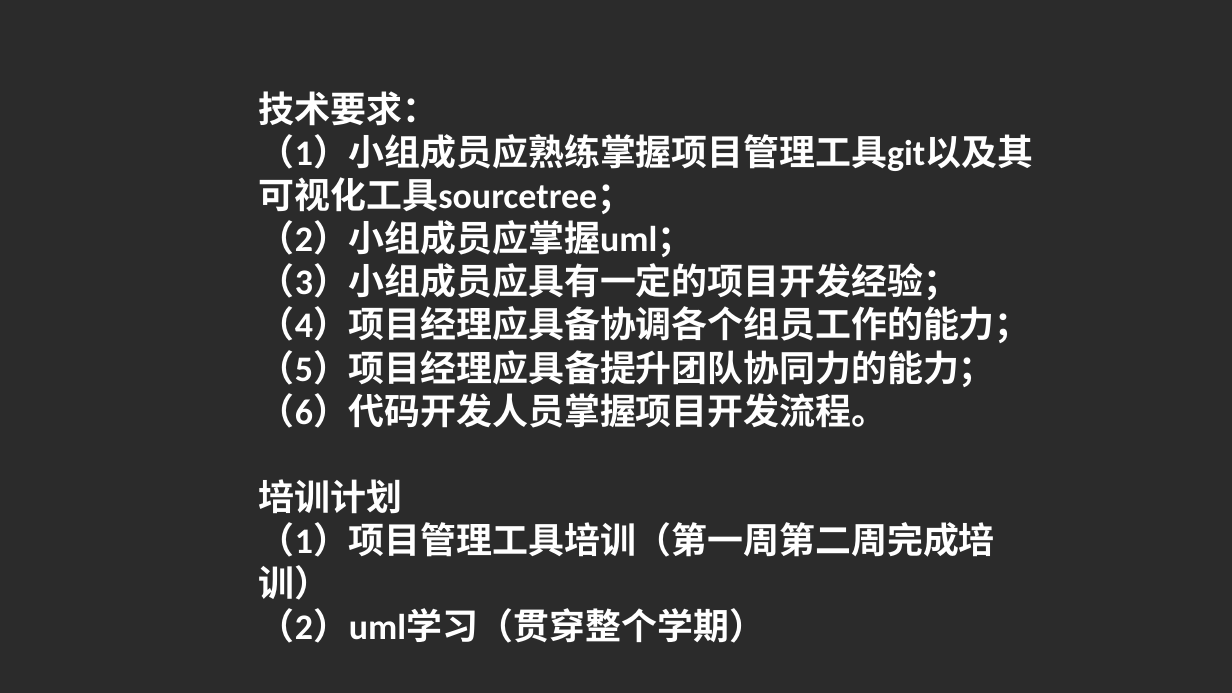
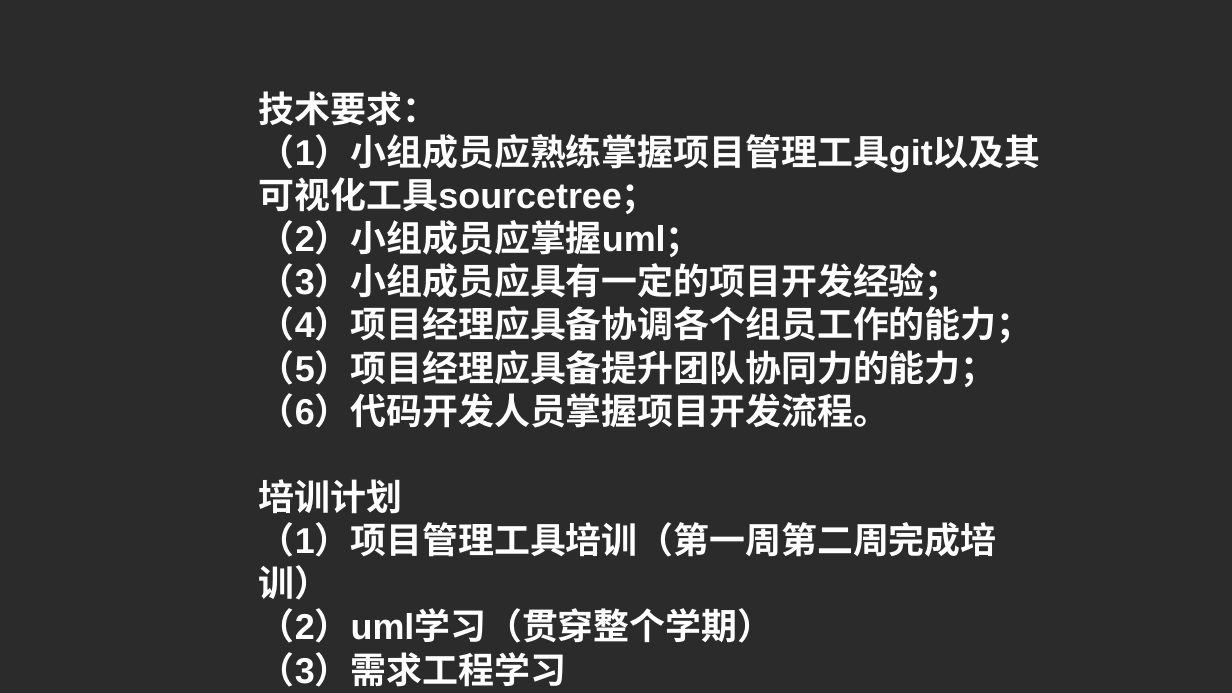
Before and after one commit to tmaczjj/2017work, a slide deck: slide 28 of week5/ppt文档/[prd-03,31501311]项目计划ppt.pptx (slide 29 before the commit). Drawn at 1232x693 pixels with LibreOffice and Linux fonts; fonts in the diff are those of the drawing; background and template pictures are left out; a plain dark background stands for a picture behind light text. Boxes give left, top, right and bottom in pixels: in the first picture for what was removed or moved away, otherwise in the second. Text is boxed around its words. In the diff, an @@ line names an element or a change of style, - is before the commit and + after.

```diff
--- a/week5/ppt文档/[prd-03,31501311]项目计划ppt.pptx
+++ b/week5/ppt文档/[prd-03,31501311]项目计划ppt.pptx
@@ text at (259,91,1040,643): font Calibri to Arial @@
@@ text at (259,652,566,687): paragraph added @@
+（3）需求工程学习
```
Also in this commit, not shown: 18 other slides changed, 13 slides added, 14 slides removed, 2 other files.
